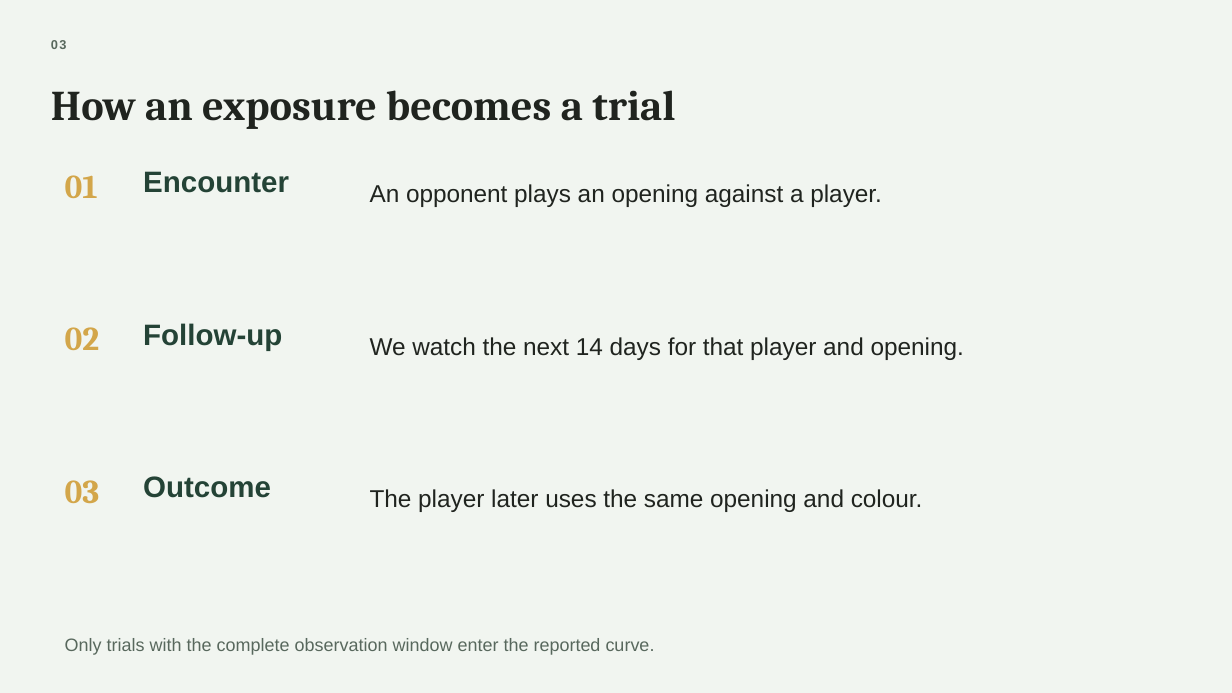
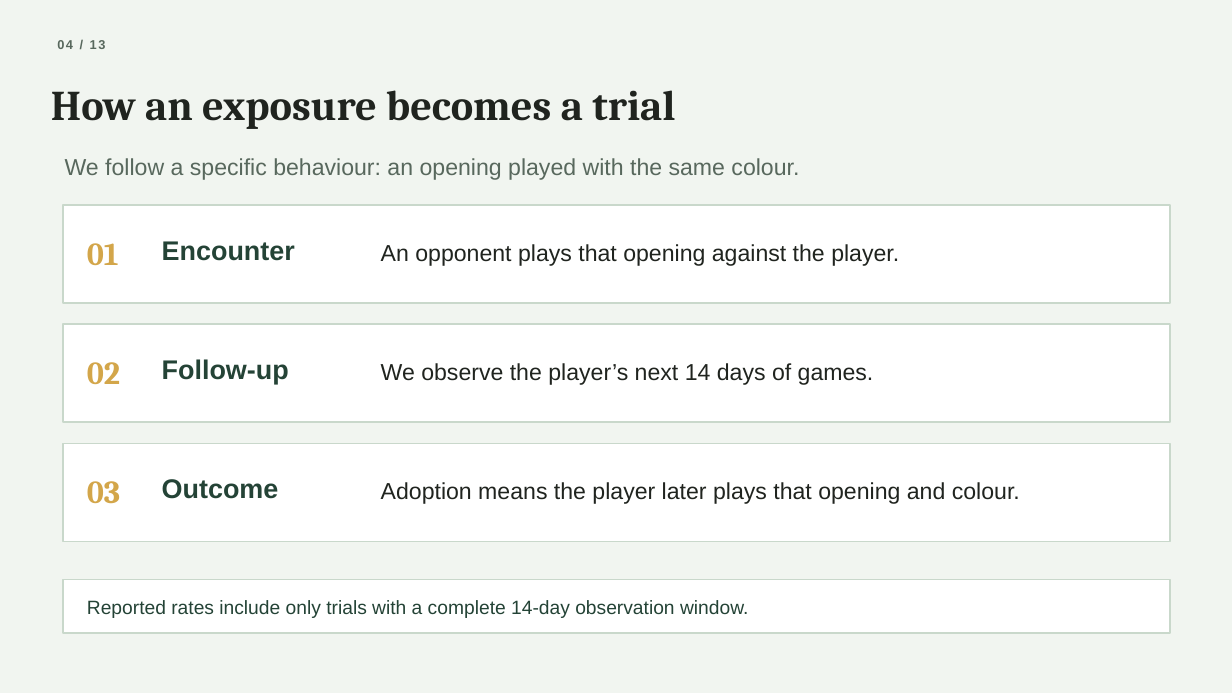
Before and after one commit to BlackBeanEagles/sna, a slide deck: slide 4 of docs/Chess_Opening_Contagion_Presentation.pptx. Drawn at 1232x693 pixels with LibreOffice and Linux fonts; fonts in the diff are those of the drawing. Boxes give left, top, right and bottom in pixels: in the first picture for what was removed or moved away, otherwise in the second. Text is boxed around its words. In the diff, an @@ line names an element or a change of style, - is before the commit and + after.

Commit message:
Polish presentation layout and add network figure

```diff
--- a/docs/Chess_Opening_Contagion_Presentation.pptx
+++ b/docs/Chess_Opening_Contagion_Presentation.pptx
@@ text at [57, 40, 106, 49]: text changed @@
-03
+04 / 13
@@ text added at [65, 158, 799, 180], 18 pt, text #58685D @@
+We follow a specific behaviour: an opening played with the same colour.
@@ rectangle added at [63, 205, 1170, 303], fill #FFFFFF, outline #C9D8CB 1.25 pt @@
@@ size 26 to 25 pt in 3 elements at [87, 481, 120, 503], [87, 362, 120, 384], [87, 243, 119, 265] @@
@@ text "01": place and size @@
-text "01" at [65, 175, 98, 198]
+text "01" at [87, 243, 119, 265]
@@ size 23 to 21 pt in 3 elements at [162, 479, 279, 499], [162, 359, 289, 384], [162, 241, 295, 261] @@
@@ text "Encounter": place and size @@
-text "Encounter" at [143, 171, 289, 193]
+text "Encounter" at [162, 241, 295, 261]
@@ text at [381, 244, 899, 266]: text changed; size 19 to 18 pt @@
-An opponent plays an opening against a player.
+An opponent plays that opening against the player.
@@ rectangle added at [63, 324, 1170, 422], fill #FFFFFF, outline #C9D8CB 1.25 pt @@
@@ text "02": place and size @@
-text "02" at [65, 327, 100, 350]
+text "02" at [87, 362, 120, 384]
@@ text "Follow-up": place and size @@
-text "Follow-up" at [143, 323, 282, 351]
+text "Follow-up" at [162, 359, 289, 384]
@@ text at [381, 363, 874, 385]: text changed; size 19 to 18 pt @@
-We watch the next 14 days for that player and opening.
+We observe the player’s next 14 days of games.
@@ rectangle added at [63, 444, 1170, 542], fill #FFFFFF, outline #C9D8CB 1.25 pt @@
@@ text "03": place and size @@
-text "03" at [65, 480, 100, 504]
+text "03" at [87, 481, 120, 503]
@@ text "Outcome": place and size @@
-text "Outcome" at [143, 476, 271, 498]
+text "Outcome" at [162, 479, 279, 499]
@@ text at [381, 482, 1020, 504]: text changed; size 19 to 18 pt @@
-The player later uses the same opening and colour.
+Adoption means the player later plays that opening and colour.
@@ rectangle added at [63, 579, 1170, 633], fill #FFFFFF, outline #C9D8CB 1.25 pt @@
@@ text at [87, 600, 748, 618]: text changed; size 14 to 15 pt; text colour #58685D to #244336 @@
-Only trials with the complete observation window enter the reported curve.
+Reported rates include only trials with a complete 14-day observation window.
```
Also in this commit, not shown: 11 other slides changed, 1 other file.
